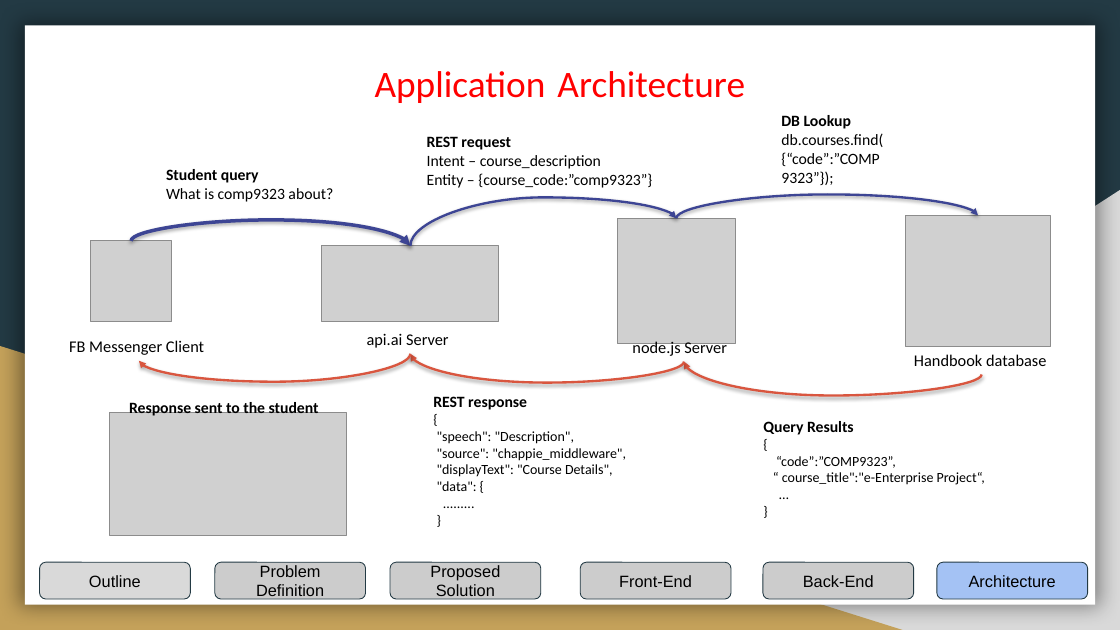
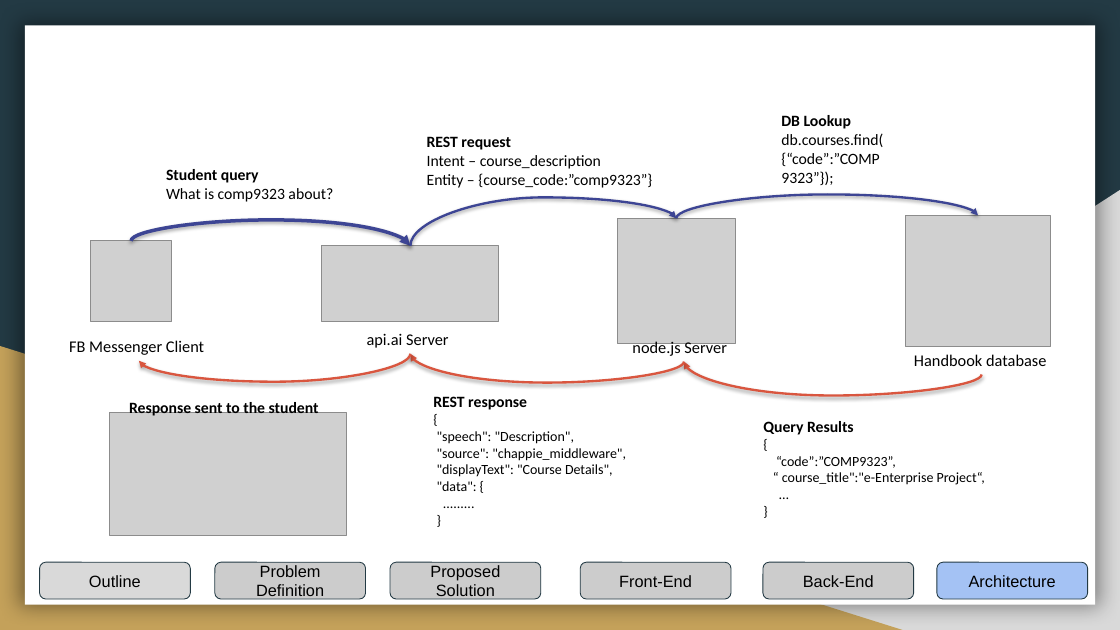
Before and after one commit to rohitjose/Chatbot, a slide deck: slide 8 of comp9323-presentation.pptx. Drawn at 1120x630 pixels with LibreOffice and Linux fonts; fonts in the diff are those of the drawing; grey boxes stand for pictures. Boxes give left, top, right and bottom in pixels: in the first picture for what was removed or moved away, otherwise in the second. Text is boxed around its words. In the diff, an @@ line names an element or a change of style, - is before the commit and + after.

Commit message:
presentation fixed

```diff
--- a/comp9323-presentation.pptx
+++ b/comp9323-presentation.pptx
@@ title removed at box(375, 71, 745, 103) @@
-Application Architecture
```
Also in this commit, not shown: 1 other slide changed.
